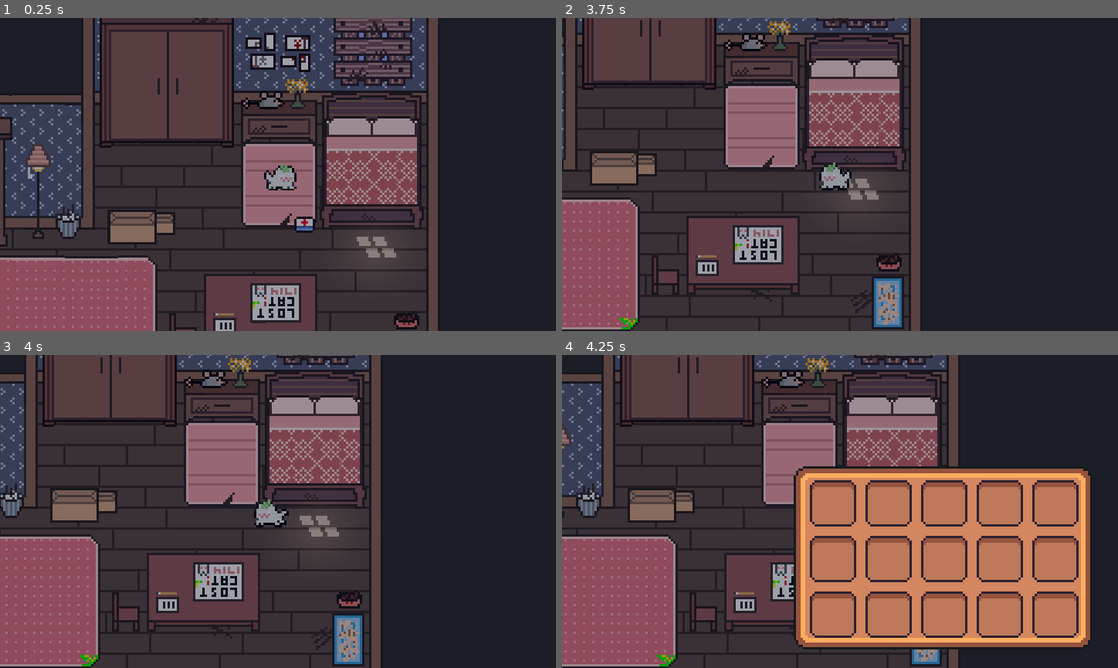
Above: before the commit, frames 1-4 (two rows, left to right).
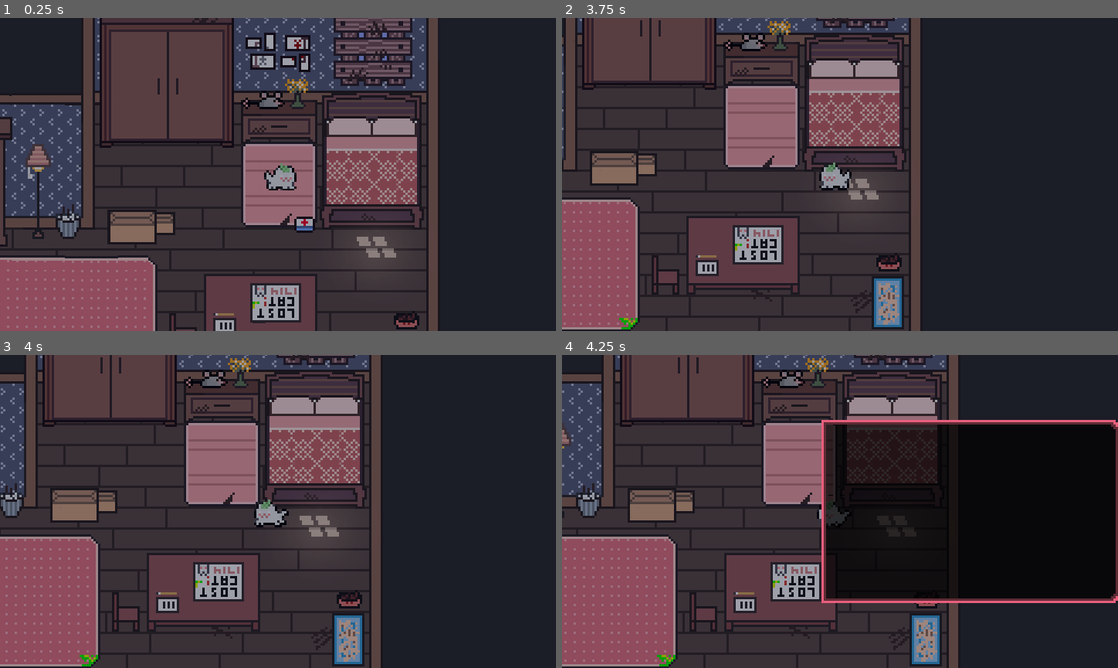
Above: after the commit, the same moments.

Repository: ghines1254/Game_Dev
Game: Godot game, scene res://scenes/world.tscn
Same seed, same stepped clock (60 frames per second), same inputs: the game is played once before the commit and once after it.
Inputs (mouse positions are in pixels of both pictures, inside the frame that each line leads up to):
- Up to frame 1 (0.25 s): no input
- Up to frame 2 (3.75 s): tap Enter at 0.5, 2.85 s; move the mouse to (962, 158) at 0.52 s; hold Right (ui_right) 0.53-1.28 s; tap C at 0.6 s; click (962, 158) at 0.67 s; move the mouse to (728, 190) at 1.27 s; hold Down (ui_down) 1.28-2.03 s; tap V at 1.35 s; move the mouse to (895, 105) at 2.02 s; hold Right (ui_right) 2.03-2.78 s; tap Delete at 2.1 s; move the mouse to (812, 237) at 2.77 s; hold Up (ui_up) 2.78-3.53 s; click (812, 237) at 2.92 s; tap Space at 3.5 s; move the mouse to (1006, 221) at 3.52 s; hold Left (ui_left) from 3.53 s (still down); tap X at 3.6 s
- Up to frame 3 (4 s): keep holding Left (ui_left)
- Up to frame 4 (4.25 s): keep holding Left (ui_left); tap Tab (toggle_inventory) at 4.15 s

Frames 1-3 are identical in both runs. In frame 4, 40% of the frame differs, in the area x 41-100%, y 20-95%.

Commit message:
Inventory using new UI

Diff:
--- a/Objects/collectable.tscn
+++ b/Objects/collectable.tscn
@@ -1,6 +1,6 @@
 [gd_scene load_steps=3 format=3 uid="uid://dktjnsf7khquj"]
 
-[ext_resource type="Script" path="res://collectable.gd" id="1_72old"]
+[ext_resource type="Script" path="res://Objects/collectable.gd" id="1_72old"]
 
 [sub_resource type="RectangleShape2D" id="RectangleShape2D_djpkf"]
 resource_local_to_scene = true
--- a/Objects/inventory.tscn
+++ b/Objects/inventory.tscn
@@ -1,8 +1,8 @@
 [gd_scene load_steps=4 format=3 uid="uid://1ap3ie6njb7i"]
 
 [ext_resource type="Script" path="res://Objects/inventory.gd" id="1_i15gy"]
-[ext_resource type="Texture2D" uid="uid://d3m2q3iwqe6t5" path="res://InventoryRect.png" id="1_xay2k"]
 [ext_resource type="PackedScene" uid="uid://cx5ci8eoe3bgg" path="res://Objects/slot.tscn" id="2_lajpq"]
+[ext_resource type="Texture2D" uid="uid://blm5ni5e65vgw" path="res://Objects/inventoryRectLM.png" id="2_q7atn"]
 
 [node name="inventoryGui" type="Control"]
 custom_minimum_size = Vector2(40, 40)
@@ -16,7 +16,7 @@
 layout_mode = 0
 offset_right = 129.0
 offset_bottom = 79.0
-texture = ExtResource("1_xay2k")
+texture = ExtResource("2_q7atn")
 patch_margin_left = 6
 patch_margin_top = 6
 patch_margin_right = 6
@@ -24,60 +24,25 @@
 
 [node name="GridContainer" type="GridContainer" parent="NinePatchRect"]
 layout_mode = 1
-anchors_preset = 8
-anchor_left = 0.5
-anchor_top = 0.5
-anchor_right = 0.5
-anchor_bottom = 0.5
-offset_left = -58.0
-offset_top = -34.0
-offset_right = 58.0
-offset_bottom = 34.0
-grow_horizontal = 2
-grow_vertical = 2
-columns = 5
+offset_right = 128.0
+offset_bottom = 72.0
 
-[node name="slot" parent="NinePatchRect/GridContainer" instance=ExtResource("2_lajpq")]
+[node name="Slot 1" parent="NinePatchRect/GridContainer" instance=ExtResource("2_lajpq")]
+custom_minimum_size = Vector2(128, 12)
 layout_mode = 2
 
-[node name="slot2" parent="NinePatchRect/GridContainer" instance=ExtResource("2_lajpq")]
+[node name="Slot 2" parent="NinePatchRect/GridContainer" instance=ExtResource("2_lajpq")]
+custom_minimum_size = Vector2(128, 12)
 layout_mode = 2
 
-[node name="slot3" parent="NinePatchRect/GridContainer" instance=ExtResource("2_lajpq")]
+[node name="Slot 3" parent="NinePatchRect/GridContainer" instance=ExtResource("2_lajpq")]
+custom_minimum_size = Vector2(128, 12)
 layout_mode = 2
 
-[node name="slot4" parent="NinePatchRect/GridContainer" instance=ExtResource("2_lajpq")]
+[node name="Slot 4" parent="NinePatchRect/GridContainer" instance=ExtResource("2_lajpq")]
+custom_minimum_size = Vector2(128, 12)
 layout_mode = 2
 
-[node name="slot5" parent="NinePatchRect/GridContainer" instance=ExtResource("2_lajpq")]
+[node name="Slot 5" parent="NinePatchRect/GridContainer" instance=ExtResource("2_lajpq")]
+custom_minimum_size = Vector2(128, 12)
 layout_mode = 2
-
-[node name="slot6" parent="NinePatchRect/GridContainer" instance=ExtResource("2_lajpq")]
-layout_mode = 2
-
-[node name="slot7" parent="NinePatchRect/GridContainer" instance=ExtResource("2_lajpq")]
-layout_mode = 2
-
-[node name="slot8" parent="NinePatchRect/GridContainer" instance=ExtResource("2_lajpq")]
-layout_mode = 2
-
-[node name="slot9" parent="NinePatchRect/GridContainer" instance=ExtResource("2_lajpq")]
-layout_mode = 2
-
-[node name="slot10" parent="NinePatchRect/GridContainer" instance=ExtResource("2_lajpq")]
-layout_mode = 2
-
-[node name="slot11" parent="NinePatchRect/GridContainer" instance=ExtResource("2_lajpq")]
-layout_mode = 2
-
-[node name="slot12" parent="NinePatchRect/GridContainer" instance=ExtResource("2_lajpq")]
-layout_mode = 2
-
-[node name="slot13" parent="NinePatchRect/GridContainer" instance=ExtResource("2_lajpq")]
-layout_mode = 2
-
-[node name="slot14" parent="NinePatchRect/GridContainer" instance=ExtResource("2_lajpq")]
-layout_mode = 2
-
-[node name="slot15" parent="NinePatchRect/GridContainer" instance=ExtResource("2_lajpq")]
-layout_mode = 2
--- a/Objects/slot.tscn
+++ b/Objects/slot.tscn
@@ -1,6 +1,6 @@
 [gd_scene load_steps=2 format=3 uid="uid://cx5ci8eoe3bgg"]
 
-[ext_resource type="Texture2D" uid="uid://dh48s4kpxv4p8" path="res://Objects/inventorySlot.png" id="1_03fhw"]
+[ext_resource type="Texture2D" uid="uid://d3yumyrvtx3vs" path="res://Objects/inventorySlot (1).png" id="1_ddgfq"]
 
 [node name="slot" type="Panel"]
 self_modulate = Color(1, 1, 1, 0)
@@ -9,6 +9,7 @@
 offset_bottom = 20.0
 
 [node name="Sprite2D" type="Sprite2D" parent="."]
-texture = ExtResource("1_03fhw")
+scale = Vector2(0.941176, 0.238806)
+texture = ExtResource("1_ddgfq")
 centered = false
 vframes = 2
--- a/scenes/world.tscn
+++ b/scenes/world.tscn
@@ -10,8 +10,8 @@
 [ext_resource type="Texture2D" uid="uid://wsgov14urxrl" path="res://art/MEOWT_ASSET_TUTORIAL_ROOM/MEOWT_ASSET_TUTORIAL_ROOM/MISSING_BOOKSHELF.png" id="4_qhb6u"]
 [ext_resource type="Texture2D" uid="uid://wtqddv56sx1j" path="res://art/MEOWT_ASSET_TUTORIAL_ROOM/MEOWT_ASSET_TUTORIAL_ROOM/closet_a.png" id="5_mqf7l"]
 [ext_resource type="PackedScene" uid="uid://b2h8o7fpa880m" path="res://Game_Dev/atmosphere_lighting.tscn" id="8_hr0dc"]
-[ext_resource type="Script" path="res://scenes/CanvasLayer.gd" id="9_27mtd"]
 [ext_resource type="PackedScene" uid="uid://1ap3ie6njb7i" path="res://Objects/inventory.tscn" id="9_hg38o"]
+[ext_resource type="Script" path="res://Objects/CanvasLayer.gd" id="11_dkrx4"]
 
 [sub_resource type="TileSetScenesCollectionSource" id="TileSetScenesCollectionSource_j6s2w"]
 resource_name = "Collectables"
@@ -892,20 +892,20 @@
 
 [node name="CanvasLayer" type="CanvasLayer" parent="."]
 process_mode = 3
-script = ExtResource("9_27mtd")
+script = ExtResource("11_dkrx4")
 
 [node name="inventory" parent="CanvasLayer" instance=ExtResource("9_hg38o")]
-anchors_preset = 8
-anchor_left = 0.5
+anchors_preset = 6
+anchor_left = 1.0
 anchor_top = 0.5
-anchor_right = 0.5
+anchor_right = 1.0
 anchor_bottom = 0.5
-offset_left = -20.0
-offset_top = -20.0
-offset_right = 20.0
-offset_bottom = 20.0
-grow_horizontal = 2
+offset_left = -128.0
+offset_top = -40.0
+offset_right = 0.0
+grow_horizontal = 0
 grow_vertical = 2
 
+[connection signal="body_entered" from="Background/medKit_TutRoom" to="Background/medKit_TutRoom" method="_on_body_entered" flags=18]
 [connection signal="closed" from="CanvasLayer/inventory" to="." method="_on_inventory_closed"]
 [connection signal="opened" from="CanvasLayer/inventory" to="." method="_on_inventory_opened"]
Binary file removed: InventoryRect.png
Renamed: scenes/CanvasLayer.gd -> Objects/CanvasLayer.gd
Renamed: collectable.gd -> Objects/collectable.gd
Binary file added: Objects/inventoryRectLM.png
Not shown, changed: Objects/inventoryRectLM.png.import
Renamed: inventoryResource.gd -> Objects/inventoryResource.gd
Binary file added: Objects/inventorySlot (1).png
Not shown, changed: Objects/inventorySlot (1).png.import
Binary file changed: Objects/inventorySlot.png
